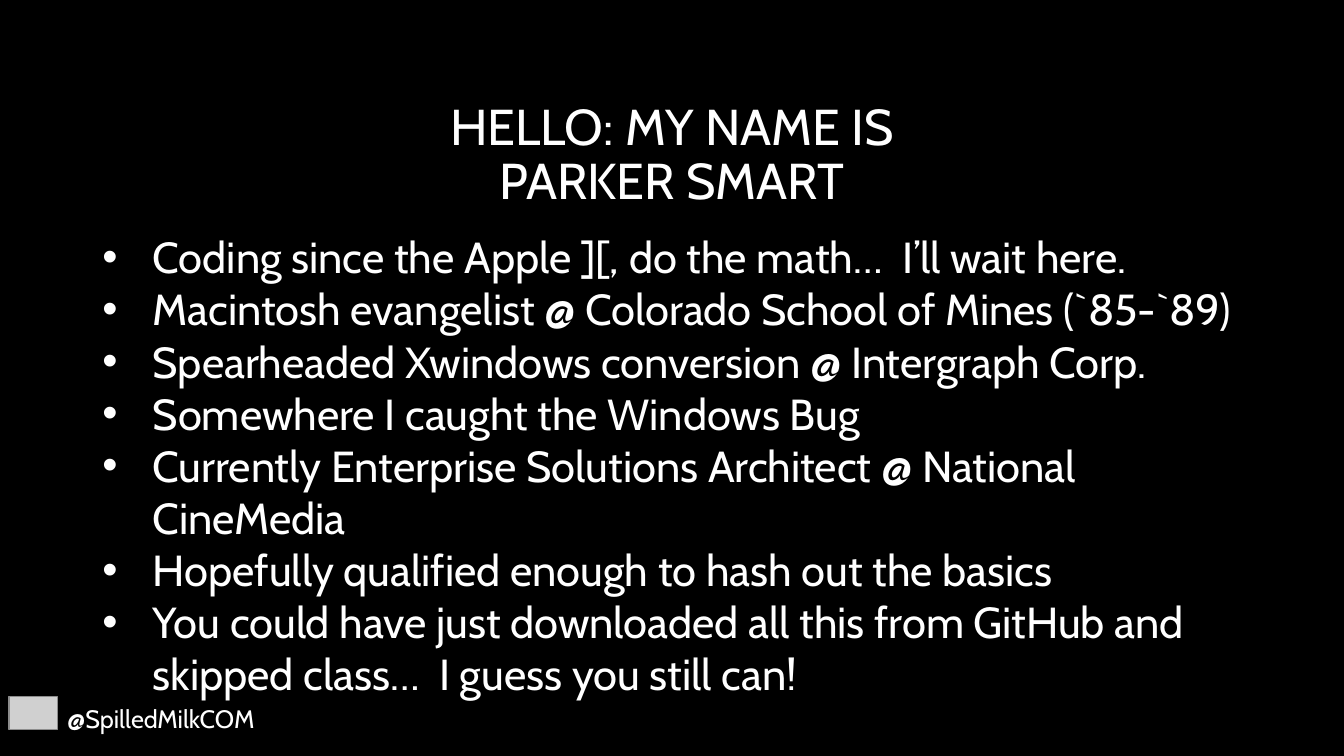
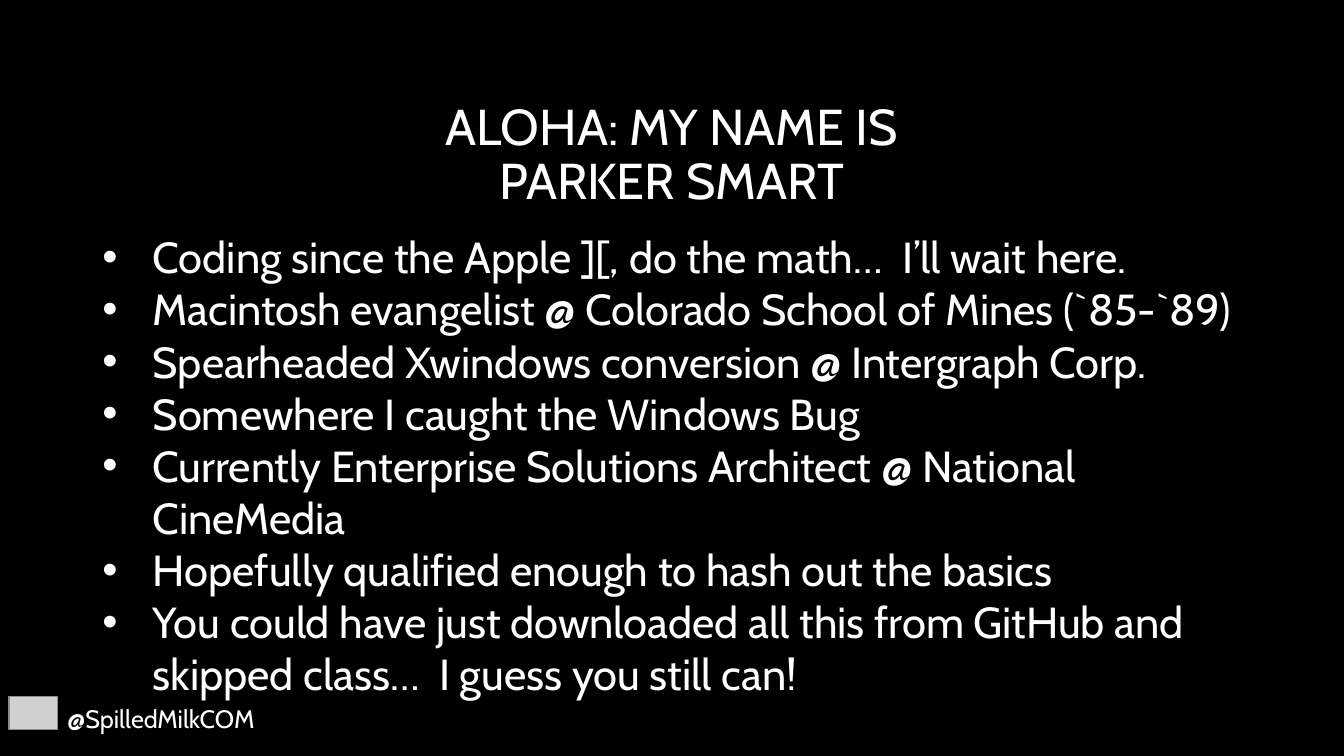
Before and after one commit to SpilledMilkCOM/DenDevDayUWP, a slide deck: slide 5 of Giving Back.pptx. Drawn at 1344x756 pixels with LibreOffice and Linux fonts; fonts in the diff are those of the drawing; grey boxes stand for pictures; background and template pictures are left out. Boxes give left, top, right and bottom in pixels: in the first picture for what was removed or moved away, otherwise in the second. Text is boxed around its words. In the diff, an @@ line names an element or a change of style, - is before the commit and + after.

```diff
--- a/Giving Back.pptx
+++ b/Giving Back.pptx
@@ title at <box>446,109,898,200</box>: text changed @@
-HELLO: MY NAME IS
-PARKER SMART
+ALOHA: MY NAME IS
+PARKER SMART
```
Also in this commit, not shown: 2 other slides changed, 2 slides added, 1 other file.
